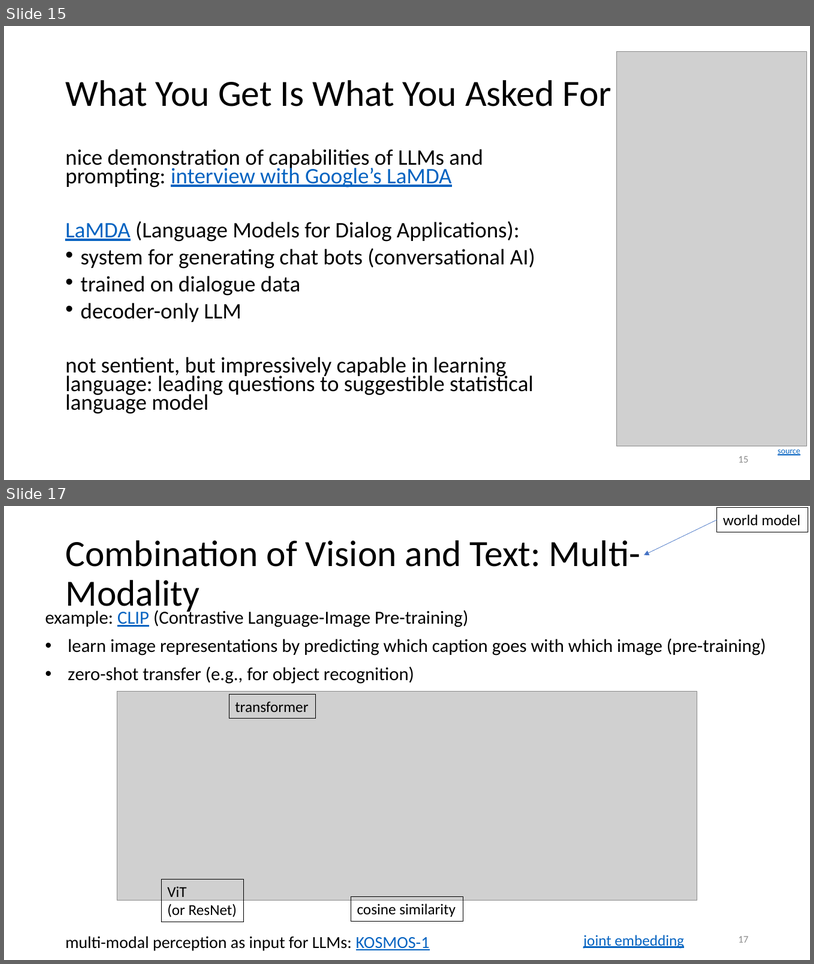
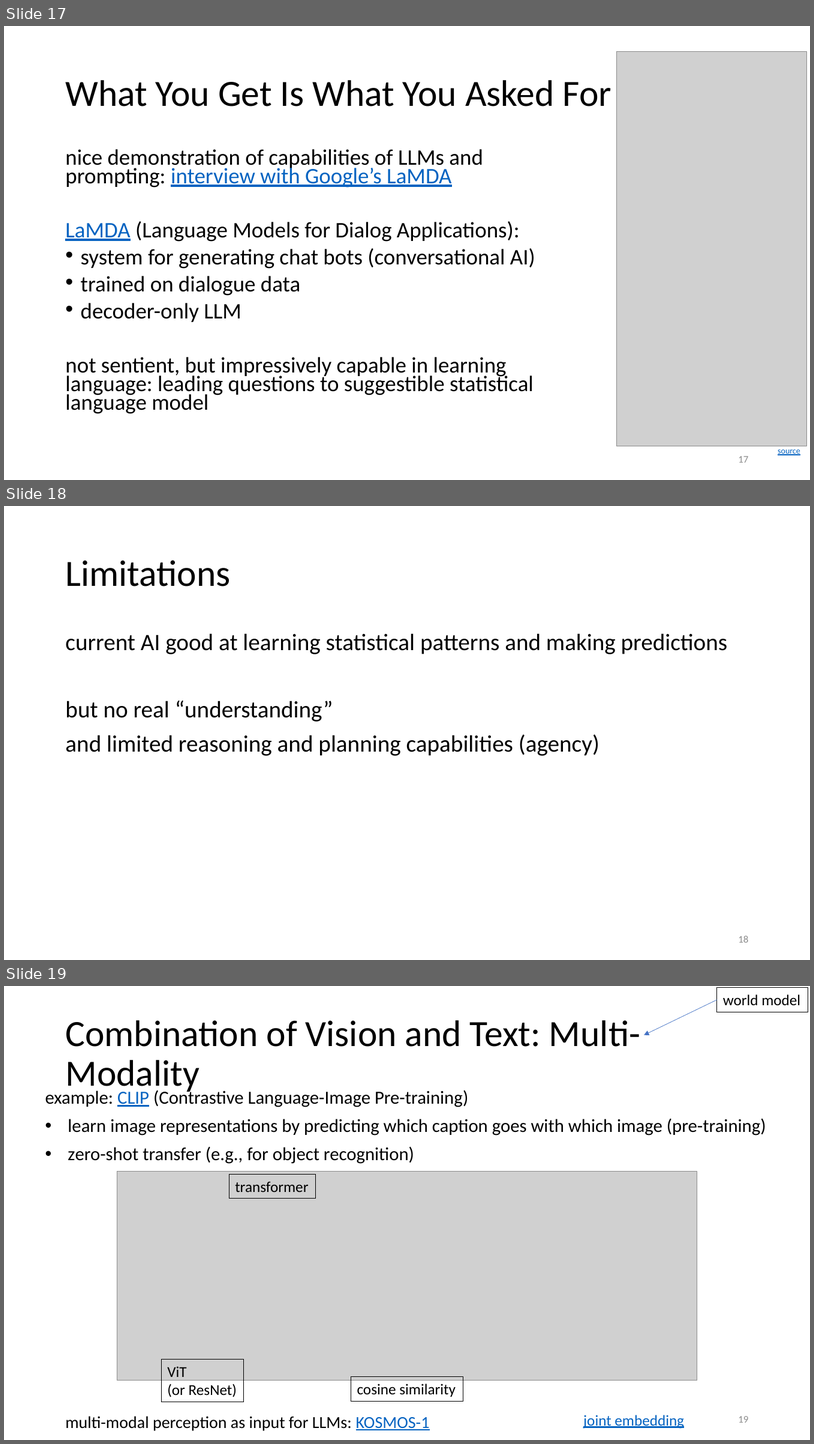
Before and after one commit to FelixWick/intelligent-systems, a slide deck: slides/LanguageModels_2.pptx. Shown one above the other, each under a label of ours: slides 15 and 17 before the commit, slides 17, 18 and 19 after it; the slides between them are not shown. The pictures are 814x964 and 814x1444 pixels, drawn with LibreOffice and Linux fonts; fonts in the diff are those of the drawing; grey boxes stand for pictures. Boxes give left, top, right and bottom in pixels: in the first picture for what was removed or moved away, otherwise in the second. Text is boxed around its words. In the diff, an @@ line names an element or a change of style, - is before the commit and + after.

```diff
--- a/slides/LanguageModels_2.pptx
+++ b/slides/LanguageModels_2.pptx
@@ slide 18 added at box(4, 506, 810, 960), background #FFFFFF @@
@@ title added at box(65, 560, 230, 586), 44 pt, text #000000 @@
+Limitations
@@ text added at box(65, 633, 728, 756), 28 pt, text #000000 @@
+current AI good at learning statistical patterns and making predictions
+but no real “understanding”
+and limited reasoning and planning capabilities (agency)
@@ page number added at box(738, 935, 749, 942), 12 pt, text #8C8C8C @@
+18
@@ what was slide 15 is now slide 17 @@
@@ page number at box(738, 456, 749, 462): text changed @@
-15
+17
@@ what was slide 17 is now slide 19 @@
@@ page number at box(738, 1416, 749, 1422): text changed @@
-17
+19
```
Also in this commit, not shown: 2 slides changed, 1 other slide added, 2 other files.
